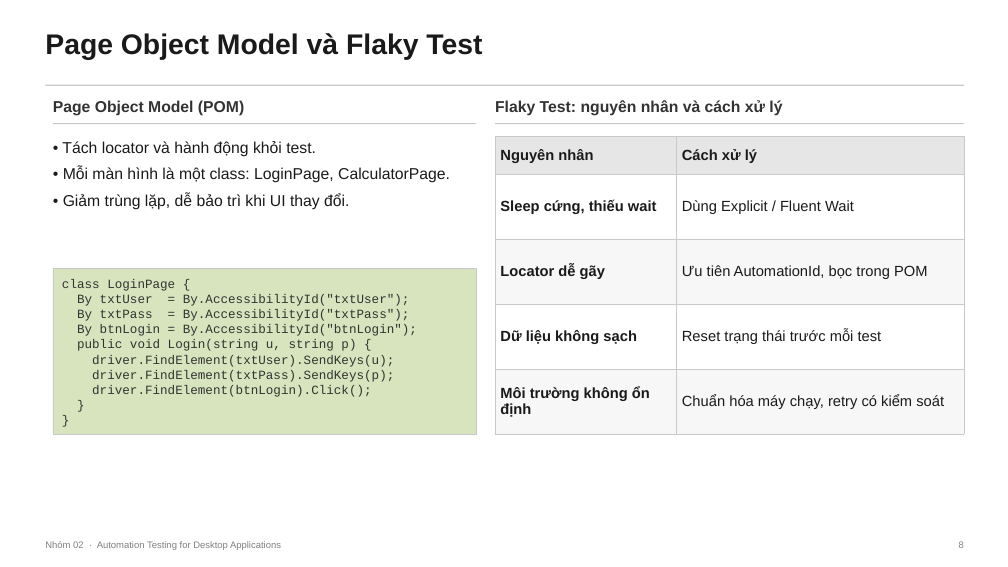
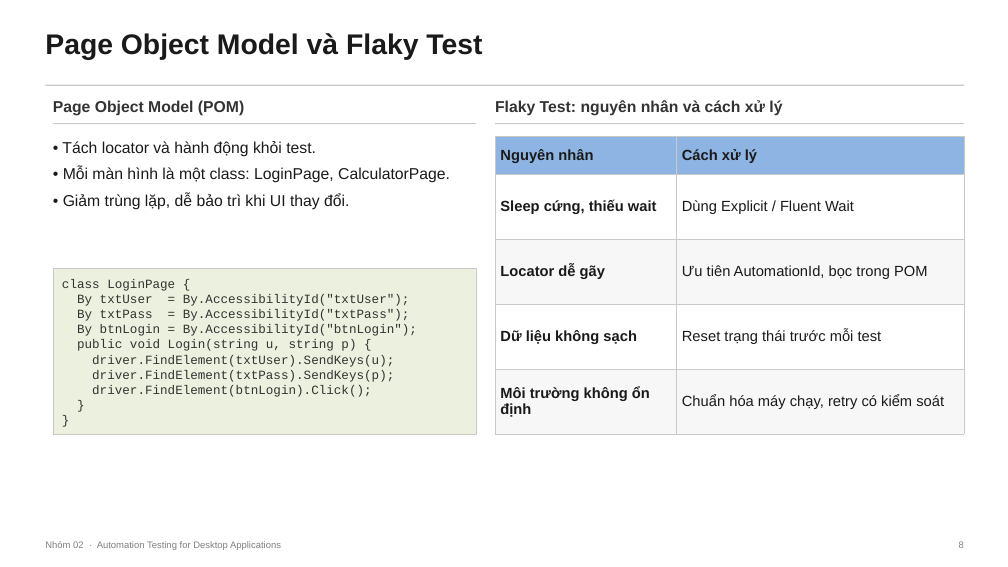
Before and after one commit to tinphan247/KTPM-2026-Seminar, a slide deck: slide 8 of slides/seminar-group02-v2.pptx. Drawn at 1008x567 pixels with LibreOffice and Linux fonts; fonts in the diff are those of the drawing. Boxes give left, top, right and bottom in pixels: in the first picture for what was removed or moved away, otherwise in the second. Text is boxed around its words. In the diff, an @@ line names an element or a change of style, - is before the commit and + after.

```diff
--- a/slides/seminar-group02-v2.pptx
+++ b/slides/seminar-group02-v2.pptx
@@ table at [495, 136, 964, 434] @@
@@ fill #E7E6E6 to #8EB4E3 in row 1 @@
@@ rectangle at [53, 268, 476, 435]: fill #D7E4BD to #EBF1DE @@
```
Also in this commit, not shown: 29 other slides changed, 1 other file.
